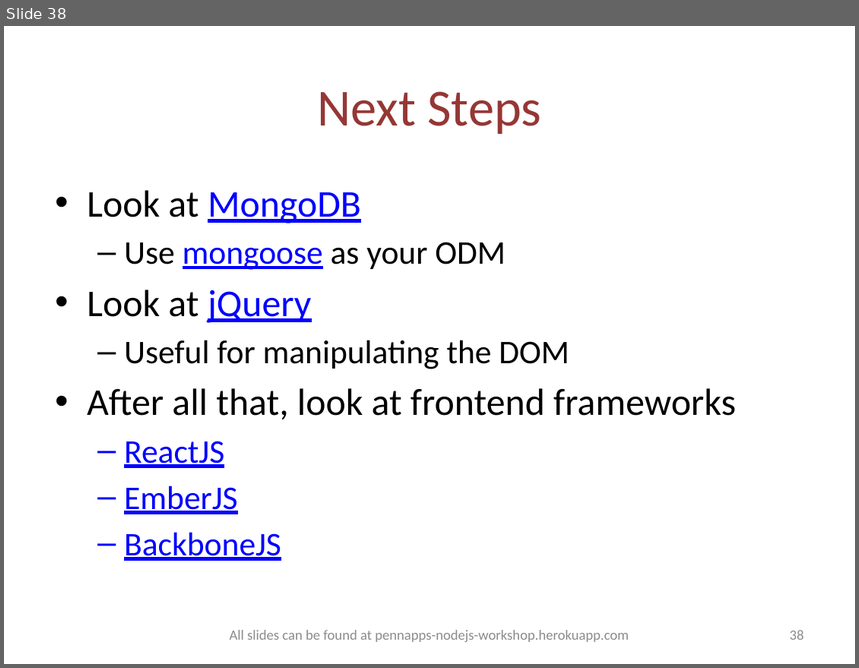
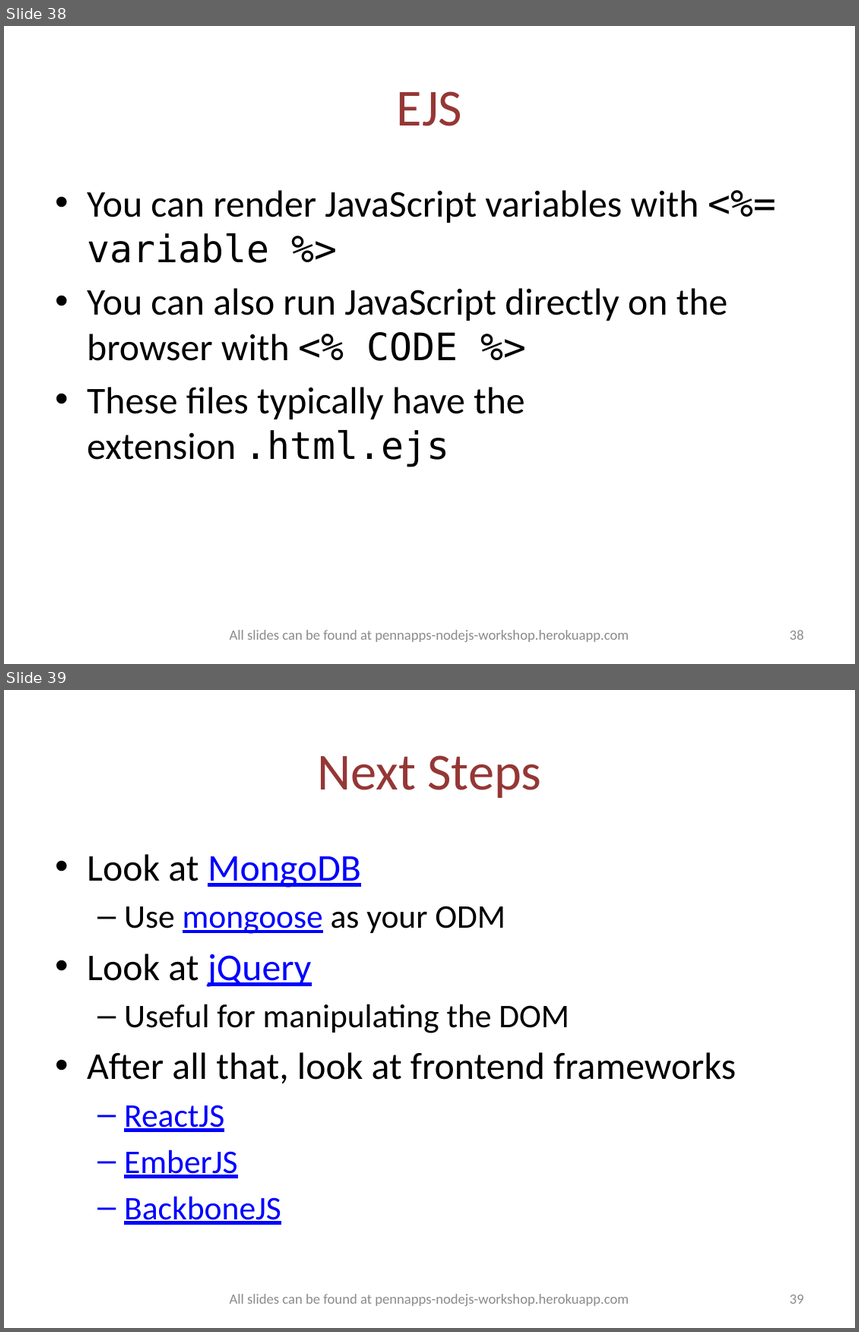
Before and after one commit to jusjmkim/pennapps-nodejs-workshop, a slide deck: pennapps-nodejs-workshop.pptx. Shown one above the other, each under a label of ours: slide 38 before the commit, slides 38 and 39 after it. The pictures are 859x668 and 859x1332 pixels, drawn with LibreOffice and Linux fonts; fonts in the diff are those of the drawing. Boxes give left, top, right and bottom in pixels: in the first picture for what was removed or moved away, otherwise in the second. Text is boxed around its words. In the diff, an @@ line names an element or a change of style, - is before the commit and + after.

Commit message:
add ejs slide

```diff
--- a/pennapps-nodejs-workshop.pptx
+++ b/pennapps-nodejs-workshop.pptx
@@ slide 38 added at (4, 26, 855, 664), background #FFFFFF @@
@@ title added at (397, 91, 463, 126), 44 pt, text #953735 @@
+EJS
@@ text added at (87, 190, 728, 468), 32 pt, text #000000 @@
+• You can render JavaScript variables with <%= variable %>
+• You can also run JavaScript directly on the browser with <% CODE %>
+• These files typically have the extension .html.ejs
@@ text added at (230, 630, 629, 642), 12 pt, text #8C8C8C @@
+All slides can be found at pennapps-nodejs-workshop.herokuapp.com
@@ page number added at (790, 630, 804, 640), 12 pt, text #8C8C8C @@
+38
@@ what was slide 38 is now slide 39 @@
@@ page number at (790, 1295, 804, 1304): text changed @@
-38
+39
```
Also in this commit, not shown: 1 other file.
